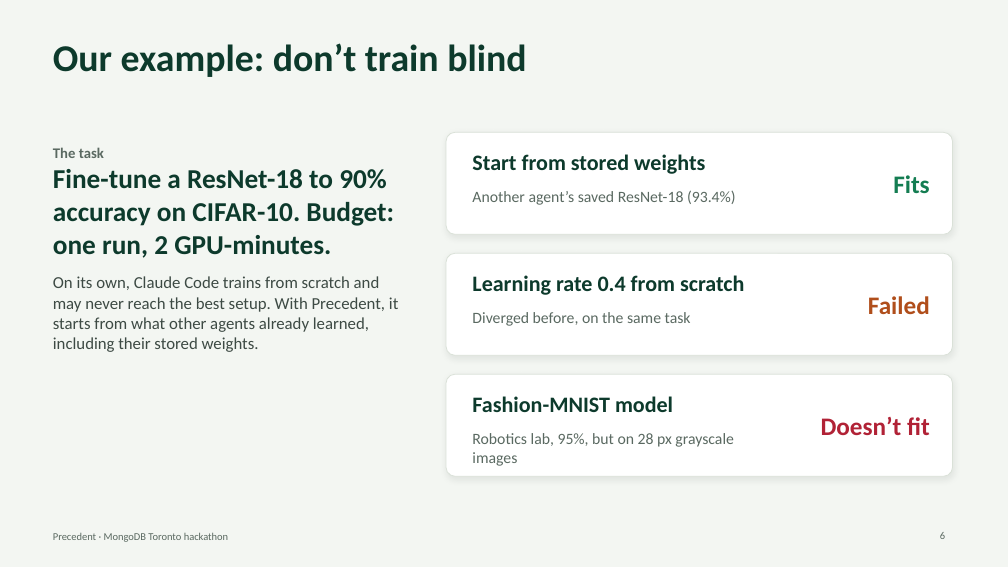
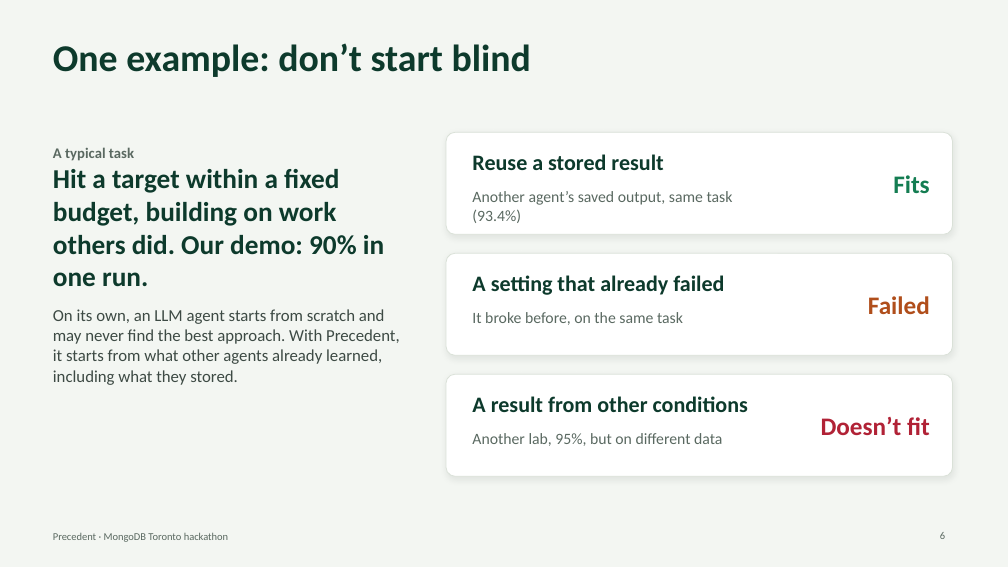
Before and after one commit to SalmaRoshdy-YG/Hackathon-project, a slide deck: slide 6 of docs/deck/precedent-deck.pptx. Drawn at 1008x567 pixels with LibreOffice and Linux fonts; fonts in the diff are those of the drawing. Boxes give left, top, right and bottom in pixels: in the first picture for what was removed or moved away, otherwise in the second. Text is boxed around its words. In the diff, an @@ line names an element or a change of style, - is before the commit and + after.

```diff
--- a/docs/deck/precedent-deck.pptx
+++ b/docs/deck/precedent-deck.pptx
@@ title at (53,43,531,77): text changed @@
-Our example: don’t train blind
+One example: don’t start blind
@@ text at (53,147,400,385): text changed @@
-The task
-Fine-tune a ResNet-18 to 90% accuracy on CIFAR-10. Budget: one run, 2 GPU-minutes.
-On its own, Claude Code trains from scratch and may never reach the best setup. With Precedent, it starts from what other agents already learned, including their stored weights.
+A typical task
+Hit a target within a fixed budget, building on work others did. Our demo: 90% in one run.
+On its own, an LLM agent starts from scratch and may never find the best approach. With Precedent, it starts from what other agents already learned, including what they stored.
@@ text at (472,154,663,170): text changed @@
-Start from stored weights
+Reuse a stored result
@@ text at (472,191,733,223): text changed @@
-Another agent’s saved ResNet-18 (93.4%)
+Another agent’s saved output, same task (93.4%)
@@ text at (472,275,724,295): text changed @@
-Learning rate 0.4 from scratch
+A setting that already failed
@@ text at (472,312,683,325): text changed @@
-Diverged before, on the same task
+It broke before, on the same task
@@ text at (472,396,748,412): text changed @@
-Fashion-MNIST model
+A result from other conditions
@@ text at (472,433,722,446): text changed @@
-Robotics lab, 95%, but on 28 px grayscale images
+Another lab, 95%, but on different data
```
Also in this commit, not shown: 9 other slides changed.
